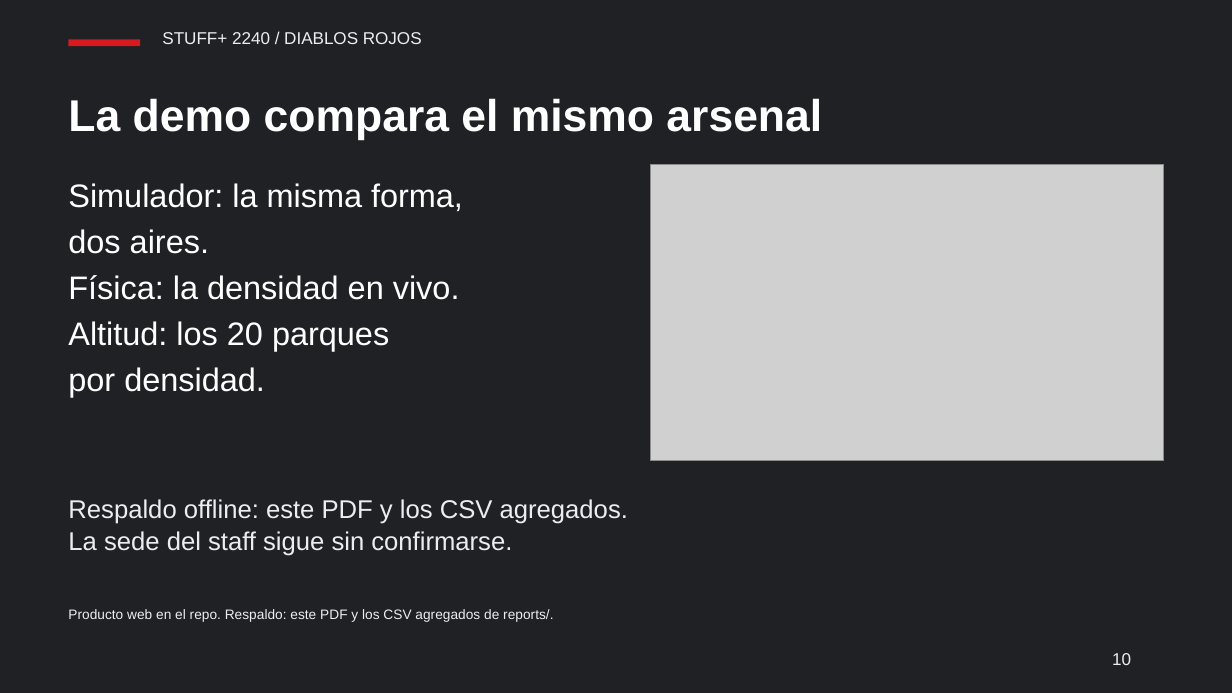
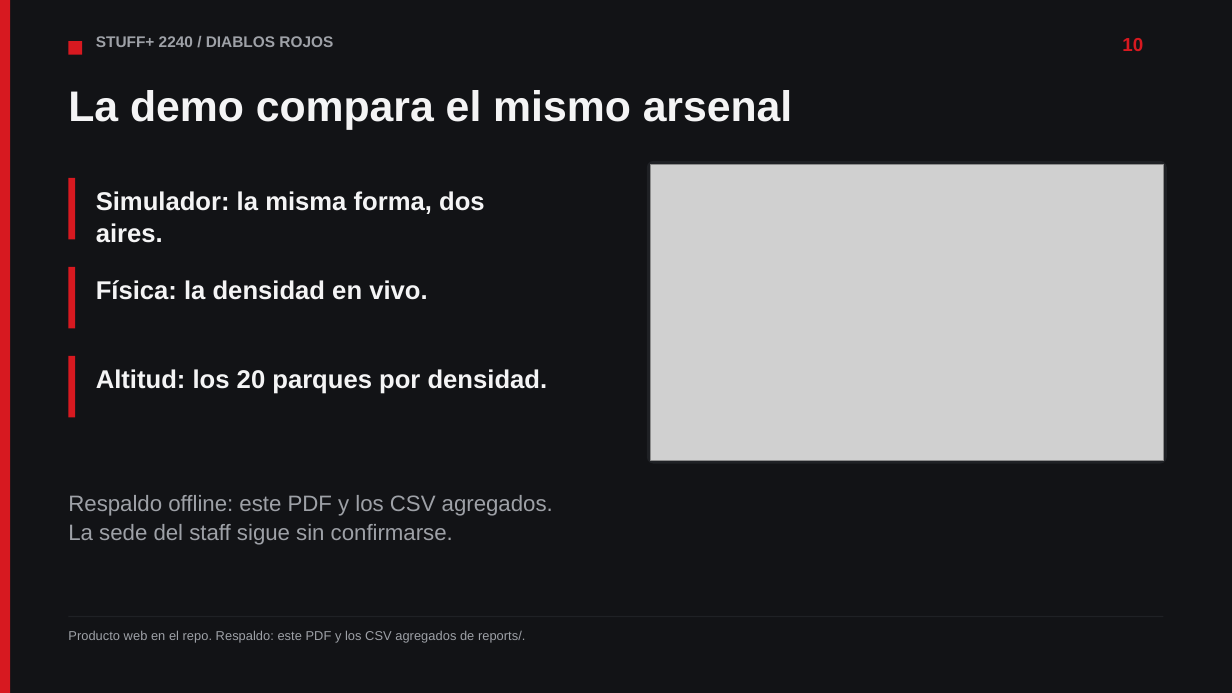
Before and after one commit to JoahanMorales/fuzzy-octo-pancake-DIABLOS-ROJOS-MLB, a slide deck: slide 10 of demo/deck/deck.pptx. Drawn at 1232x693 pixels with LibreOffice and Linux fonts; fonts in the diff are those of the drawing; grey boxes stand for pictures. Boxes give left, top, right and bottom in pixels: in the first picture for what was removed or moved away, otherwise in the second. Text is boxed around its words. In the diff, an @@ line names an element or a change of style, - is before the commit and + after.

Commit message:
HACK-088: deck and one-pager typeset in LaTeX (Beamer + TikZ, Fira Sans)
- Page gains a TeX backend: the same lines as the PPTX and the ReportLab PDF, at the same coordinates
- deck.tex (Beamer) and one-pager.tex compiled with Tectonic over the ReportLab PDFs; fallback kept without Tectonic
- dark slides with cards, bar tracks and a hero number; one-pager with KPI strip and section rules
- verify.py passes unchanged; previews regenerated

```diff
--- a/demo/deck/deck.pptx
+++ b/demo/deck/deck.pptx
@@ rectangle at box(0, 0, 1232, 692): fill #202124 to #121316 @@
@@ rectangle added at box(0, 0, 10, 692), fill #D71920 @@
@@ rectangle: place and size @@
-rectangle at box(69, 39, 140, 47)
+rectangle at box(69, 41, 83, 54)
@@ text "STUFF+ 2240 / DIABLOS ROJOS": place and size @@
-text "STUFF+ 2240 / DIABLOS ROJOS" at box(162, 32, 422, 44)
+text "STUFF+ 2240 / DIABLOS ROJOS" at box(96, 36, 333, 47)
@@ text "STUFF+ 2240 / DIABLOS ROJOS" at box(96, 36, 333, 47): size 10 to 9 pt, text colour #ECEDEF to #9EA1A7, bold on @@
@@ text "10": place and size @@
-text "10" at box(1112, 653, 1131, 665)
+text "10" at box(1122, 38, 1143, 51)
@@ text "10" at box(1122, 38, 1143, 51): size 10 to 11 pt, text colour #ECEDEF to #D71920, bold on @@
@@ text "La demo compara el mismo ...": place and size @@
-text "La demo compara el mismo ..." at box(68, 98, 822, 140)
+text "La demo compara el mismo ..." at box(68, 90, 793, 130)
@@ text "La demo compara el mismo ..." at box(68, 90, 793, 130): size 26 to 25 pt, text colour #FFFFFF to #F4F4F5 @@
@@ rectangle added at box(69, 177, 76, 239), fill #D71920 @@
@@ text at box(96, 191, 485, 214): text changed; size 19 to 15 pt; text colour #FFFFFF to #F4F4F5; bold on @@
-Simulador: la misma forma,
+Simulador: la misma forma, dos
@@ text at box(96, 223, 163, 243): text changed; size 19 to 15 pt; text colour #FFFFFF to #F4F4F5; bold on @@
-dos aires.
+aires.
@@ rectangle added at box(69, 267, 76, 329), fill #D71920 @@
@@ text "Física: la densidad en vivo.": place and size @@
-text "Física: la densidad en vivo." at box(68, 275, 460, 300)
+text "Física: la densidad en vivo." at box(96, 280, 427, 300)
@@ text "Física: la densidad en vivo." at box(96, 280, 427, 300): size 19 to 15 pt, text colour #FFFFFF to #F4F4F5, bold on @@
@@ rectangle added at box(69, 356, 76, 418), fill #D71920 @@
@@ text removed at box(68, 367, 265, 397) @@
-por densidad.
@@ text at box(96, 369, 548, 394): text changed; size 19 to 15 pt; text colour #FFFFFF to #F4F4F5; bold on @@
-Altitud: los 20 parques
+Altitud: los 20 parques por densidad.
@@ text "Respaldo offline: este PDF y ..." at box(68, 495, 553, 516): size 15 to 13 pt, text colour #ECEDEF to #9EA1A7 @@
@@ text "La sede del staff sigue ..." at box(68, 524, 453, 545): size 15 to 13 pt, text colour #ECEDEF to #9EA1A7 @@
@@ text "Producto web en el repo. ...": place and size @@
-text "Producto web en el repo. ..." at box(68, 609, 553, 622)
+text "Producto web en el repo. ..." at box(68, 630, 525, 643)
@@ text "Producto web en el repo. ..." at box(68, 630, 525, 643): size 8 to 7.5 pt, text colour #ECEDEF to #9EA1A7 @@
@@ rectangle added at box(69, 616, 1164, 617), fill #1F2125 @@
```
Also in this commit, not shown: 9 other slides changed, 8 other files.
